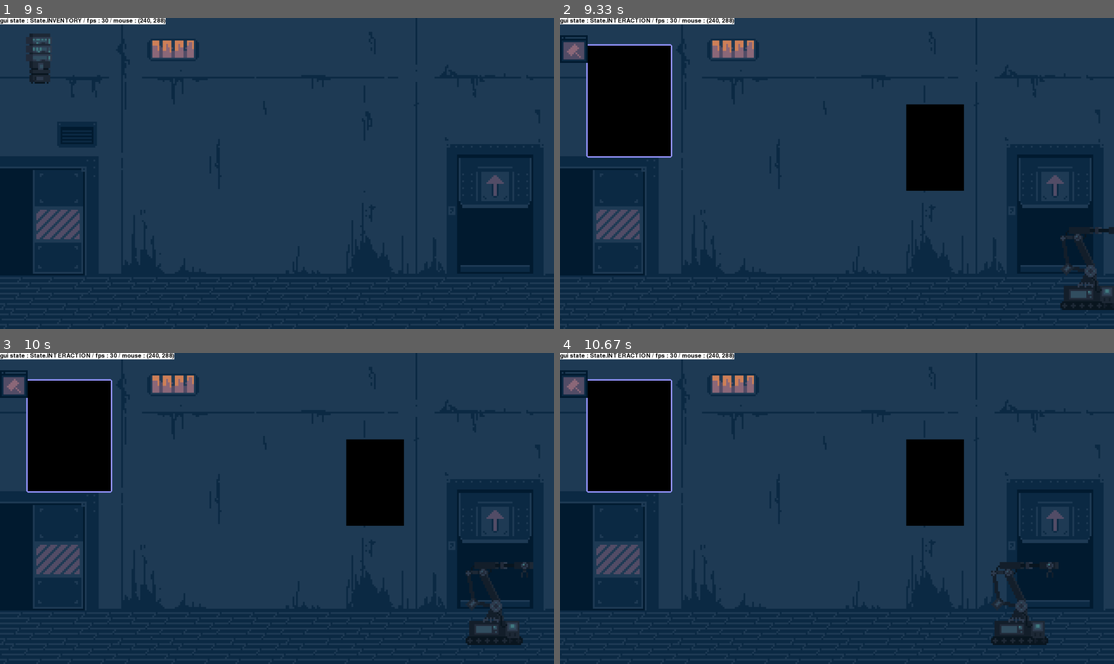
Above: before the commit, frames 1-4 (two rows, left to right).
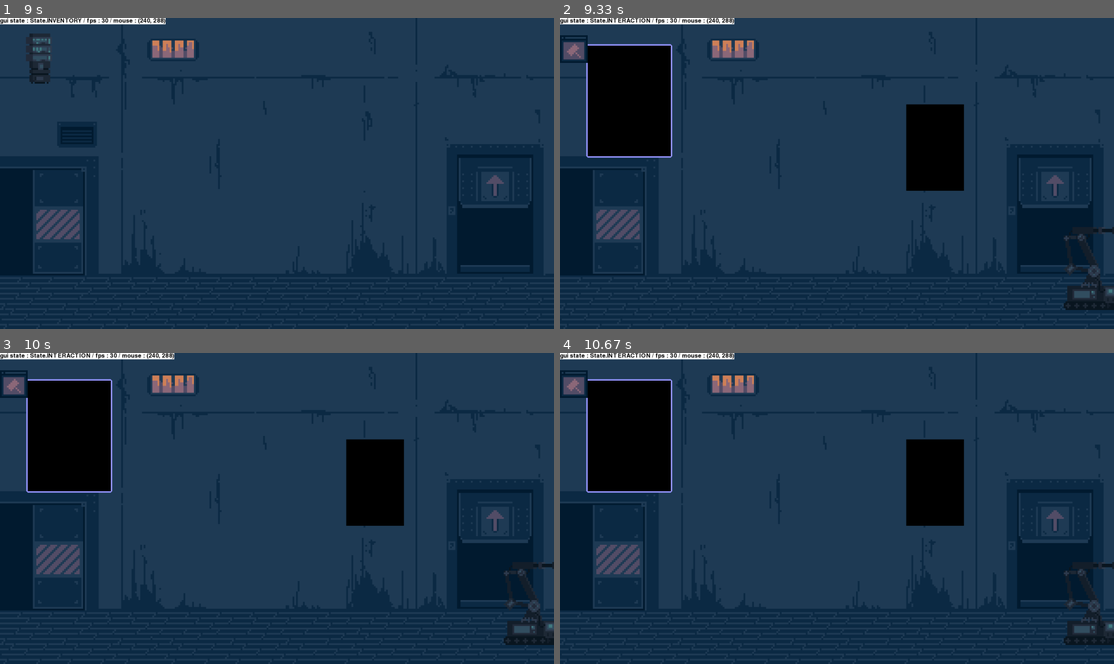
Above: after the commit, the same moments.

Repository: PouchyCorp/TrophNSI
Game: pygame game, started from sources/main.py
Same seed, same stepped clock (60 frames per second), same inputs: the game is played once before the commit and once after it.
Inputs (mouse positions are in pixels of both pictures, inside the frame that each line leads up to):
- Up to frame 1 (9 s): hold Space 0.33-0.8 s; hold Up 0.33-0.8 s; move the mouse to (254, 189) at 0.37 s; click (38, 58) at 0.88 s; hold N 1.17-1.63 s; hold Up 1.17-1.63 s; tap Space at 1.23, 1.53, 1.73, 2.03, 2.23, 2.9, 3.3, 3.7, 4.03, 4.37, 4.77, 5.17, 5.5, 5.83, 6.23, 6.63, 6.97, 7.3, 7.7, 8.1, 8.43, 8.77 s; hold Up 1.67-2.13 s; hold Down 2.17-2.47 s; tap B at 2.32, 3.38, 4.45, 5.58, 6.72, 7.78, 8.85 s; click (66, 101) at 2.55 s; hold Up 2.83-3.2 s; hold Down 3.23-3.6 s; hold Up 3.63-3.93 s; hold Down 3.97-4.27 s; hold Up 4.3-4.67 s; hold Down 4.7-5.07 s; hold Up 5.1-5.4 s; hold Down 5.43-5.73 s; hold Up 5.77-6.13 s; hold Down 6.17-6.53 s; hold Up 6.57-6.87 s; hold Down 6.9-7.2 s; hold Up 7.23-7.6 s; hold Down 7.63-8 s; hold Up 8.03-8.33 s; hold Down 8.37-8.67 s; hold Up from 8.7 s (still down)
- Up to frame 2 (9.33 s): release Up at 9.07 s; hold Down from 9.1 s (still down); tap Space at 9.17 s
- Up to frame 3 (10 s): release Down at 9.47 s; hold Up 9.5-9.8 s; tap Space at 9.57, 9.9 s; hold Down from 9.83 s (still down); tap B at 9.98 s
- Up to frame 4 (10.67 s): release Down at 10.13 s; hold Up 10.17-10.53 s; tap Space at 10.23, 10.63 s; hold Down from 10.57 s (still down)

Frame 1 is identical in both runs. In frame 2, 0.3% of the frame differs, in the area x 90-100%, y 67-94%; in frame 3, 1.3%; in frame 4, 1.8%, in the area x 77-100%, y 67-94%.

Commit message:
inline robot outline

Diff:
--- a/sources/main.py
+++ b/sources/main.py
@@ -8,19 +8,17 @@
 WIN = pg.display.set_mode((1920, 1080))
 CLOCK = pg.time.Clock()
 
+from objects.placeable import Placeable
+from objects.anim import Spritesheet, Animation
+from objects.chip import Chip
+from objects.canva import Painting
+from objects.bot import Bot, Hivemind
+from objects.build_mode import Build_mode, Destruction_mode
+from objects.coord import Coord
+from objects.inventory import Inventory
+from objects.popup import Popup
+from room_config import R0, R1, R2, R3
 import objects.sprite as sprite
-from room_config import R0, R1, R2, R3
-from objects.popup import Popup
-from objects.placeable import Placeable
-from objects.inventory import Inventory
-from objects.coord import Coord
-from objects.build_mode import Build_mode, Destruction_mode
-from objects.bot import Bot, Hivemind
-from objects.canva import Painting
-from objects.chip import Chip
-from objects.anim import Spritesheet, Animation
-
-
 '''
 def draw_grid():
     for x in range(320):
@@ -51,39 +49,40 @@
     PLACING_CHIP = auto()
 
 
-
 current_room = R1
 gui_state = State.INTERACTION
-popups : list[Popup] = []
-
-#test hivemind
-hivemind = Hivemind(60,1200)
+popups: list[Popup] = []
+
+# test hivemind
+hivemind = Hivemind(60, 600)
 hivemind.add_bot()
 
 spritesheet = Spritesheet(sprite.SPRITESHEET_TEST, (48*6, 48*6))
 anim = Animation(spritesheet, 0, 7)
 
-inventory : Inventory = Inventory()
-#inventory.inv.append(Placeable('654564231',Coord(1,(121,50)), sprite.P1))
-#inventory.inv.append(Placeable('6545dqw231',Coord(1,(121,50)), sprite.P2))
-inventory.inv.append(Placeable('6gqeeqd4231',Coord(1,(121,50)),sprite.P3, anim, 600))
-
-build_mode : Build_mode = Build_mode()
-destruction_mode : Destruction_mode = Destruction_mode()
+inventory: Inventory = Inventory()
+# inventory.inv.append(Placeable('654564231',Coord(1,(121,50)), sprite.P1))
+# inventory.inv.append(Placeable('6545dqw231',Coord(1,(121,50)), sprite.P2))
+inventory.inv.append(
+    Placeable('6gqeeqd4231', Coord(1, (121, 50)), sprite.P3, anim, 600))
+
+build_mode: Build_mode = Build_mode()
+destruction_mode: Destruction_mode = Destruction_mode()
 
 test_painting = Painting()
-test_surf = pg.Surface((100,100))
+test_surf = pg.Surface((100, 100))
 test_surf.fill("blue")
 
 if __name__ == '__main__':
     while True:
         CLOCK.tick(30)
-        WIN.blit(current_room.bg_surf, (0,0))
-        mouse_pos : Coord = Coord(current_room.num , pg.mouse.get_pos())
+        WIN.blit(current_room.bg_surf, (0, 0))
+        mouse_pos: Coord = Coord(current_room.num, pg.mouse.get_pos())
 
         for placeable in current_room.placed:
             if placeable.rect.collidepoint(mouse_pos.xy):
-                color = (150,150,255) if not destruction_mode.in_destruction_mode else (255,0,0)
+                color = (150, 150, 255) if not destruction_mode.in_destruction_mode else (
+                    255, 0, 0)
                 placeable.draw_outline(WIN, color)
 
         events = pg.event.get()
@@ -111,7 +110,7 @@
 
                     case pg.K_UP:
                         try:
-                            #exit painting mode
+                            # exit painting mode
                             if current_room == R0:
                                 gui_state = State.INTERACTION
 
@@ -123,7 +122,7 @@
                         try:
                             current_room = eval('R'+str(current_room.num-1))
 
-                            #enter painting mode
+                            # enter painting mode
                             if current_room == R0:
                                 gui_state = State.PAINTING
                         except:
@@ -137,30 +136,32 @@
 
             if event.type == pg.MOUSEBUTTONUP:
 
-                #to keep before the inventory click check
+                # to keep before the inventory click check
                 match gui_state:
                     case State.BUILD:
                         if build_mode.can_place(current_room):
-                            current_room.placed.append(build_mode.place(current_room.num))
+                            current_room.placed.append(
+                                build_mode.place(current_room.num))
                             gui_state = State.INTERACTION
 
                     case State.INVENTORY:
                         clicked_obj_name = inventory.select_item(mouse_pos)
                         if clicked_obj_name:
-                            clicked_obj = inventory.search_by_name(clicked_obj_name)
-
-                            #check if object already placed
+                            clicked_obj = inventory.search_by_name(
+                                clicked_obj_name)
+
+                            # check if object already placed
                             if not clicked_obj.placed:
 
-                                #enter build mode
+                                # enter build mode
                                 build_mode.selected_placeable = clicked_obj
                                 gui_state = State.BUILD
-
 
                     case State.DESTRUCTION:
                         for placeable in current_room.placed:
                             if placeable.rect.collidepoint(mouse_pos.x, mouse_pos.y):
-                                destruction_mode.remove_from_room(placeable, current_room)
+                                destruction_mode.remove_from_room(
+                                    placeable, current_room)
 
                     case State.INTERACTION:
                         for placeable in current_room.placed:
@@ -170,45 +171,55 @@
                                         current_room = R2
                                     case 'R2_stairs':
                                         current_room = R3
+                                    case 'bot_placeable':
+                                        hivemind.free_last_bot()
+                                        current_room.placed.remove(placeable)
+                                        current_room.blacklist.remove(placeable)
                                     case _:
-                                        popups.append(Popup('bip boup erreur erreur'))
+                                        popups.append(
+                                            Popup('bip boup erreur erreur'))
 
                     case State.PAINTING:
                         if 500 <= mouse_pos.x <= 600 and 400 <= mouse_pos.y <= 500:
                             gui_state = State.PLACING_CHIP
 
-
                     case State.PLACING_CHIP:
                         if test_painting.coord.x <= mouse_pos.x <= test_painting.coord.x+576 and test_painting.coord.y <= mouse_pos.y <= test_painting.coord.y+768:
-                            ch = Chip([["#000000" for k in range(4)] for k in range(4)])
-                            ch.paint(Coord(666,(mouse_pos.x-test_painting.coord.x, mouse_pos.y-test_painting.coord.y)),test_painting,WIN)
+                            ch = Chip([["#000000" for k in range(4)]
+                                      for k in range(4)])
+                            ch.paint(Coord(666, (mouse_pos.x-test_painting.coord.x,
+                                     mouse_pos.y-test_painting.coord.y)), test_painting, WIN)
                             gui_state = State.PAINTING
 
-        #anim:
+        # anim:
 
         for placeable in current_room.placed:
             placeable.update_anim()
 
-
-        #fps counter / state debug
-        WIN.blit(Popup(f'gui state : {gui_state} / fps : {round(CLOCK.get_fps())} / mouse : {mouse_pos.xy}').text_surf,(0,0))
+        # fps counter / state debug
+        WIN.blit(Popup(
+            f'gui state : {gui_state} / fps : {round(CLOCK.get_fps())} / mouse : {mouse_pos.xy}').text_surf, (0, 0))
 
         inventory.draw(WIN, mouse_pos, gui_state == State.INVENTORY)
-        #use blits because more performant
+        # use blits because more performant
         current_room.draw_placed(WIN)
 
-        if gui_state is State.BUILD:
-            build_mode.show_hologram(WIN, mouse_pos)
-            build_mode.show_room_holograms(WIN, current_room)
-
-        if gui_state is State.PAINTING or gui_state is State.PLACING_CHIP:
-            test_painting.draw(WIN)
-            WIN.blit(test_surf,(500,400))
+        match gui_state:
+            case State.BUILD:
+                build_mode.show_hologram(WIN, mouse_pos)
+                build_mode.show_room_holograms(WIN, current_room)
+
+            case w if w in (State.PAINTING, State.PLACING_CHIP):
+                test_painting.draw(WIN)
+                WIN.blit(test_surf, (500, 400))
+
+            case State.INTERACTION:
+                hivemind.create_last_bot_clickable()
 
         hivemind.order_inline_bots()
         hivemind.update_bots_ai()
         hivemind.draw(WIN, current_room_num=current_room.num)
 
-        #drawed last
+        # drawed last
         render_popups()
         pg.display.flip()
--- a/sources/objects/bot.py
+++ b/sources/objects/bot.py
@@ -1,7 +1,9 @@
 from enum import Enum, auto
 from coord import Coord
 from pygame import Surface
+from placeable import Placeable
 from random import choice, randint
+from room_config import R1
 import sprite
 
 
@@ -53,7 +55,7 @@
         for i in range(len(self.inline_bots)-1):
             if type(self.inline_bots[i]) == Bot and type(self.inline_bots[i+1]) != Bot:
                 #print(f"moving bot to {self.x_lookup_table[i+1]}")
-                self.inline_bots[i].target_coord.x = self.x_lookup_table[i+1]+randint(-100,100)
+                self.inline_bots[i].target_coord.x = self.x_lookup_table[i+1]+randint(-30,30)
                 self.inline_bots[i], self.inline_bots[i+1] = self.inline_bots[i+1], self.inline_bots[i]
 
     def draw(self, win : Surface, current_room_num : int):
@@ -78,6 +80,24 @@
 
         return sorted_bots
 
+    def check_last_bot_idle(self) -> bool:
+        if type(self.inline_bots[-1]) == Bot:
+            if self.inline_bots[-1].state is Bot_states.IDLE:
+                return True
+        return False
+
+
+    def create_last_bot_clickable(self):
+        #"not R1.name_exists('bot_placeable')" checks if bot placeable already exists
+        if self.check_last_bot_idle():
+            if not R1.name_exists_in_placed('bot_placeable'):
+                last_bot : Bot = self.inline_bots[-1]
+                assert type(last_bot) == Bot
+                bot_placeable = Placeable('bot_placeable', last_bot.coord, last_bot.surf)
+                R1.placed.append(bot_placeable)
+                R1.blacklist.append(bot_placeable)
+
+
 class Bot:
     def __init__(self, coord : Coord) -> None:
         self.coord = coord
@@ -88,7 +108,7 @@
         self.state = Bot_states.IDLE
         self.__move_cntr = 0
         self.move_dir = "RIGHT"
-        self.sprite = choice([sprite.P4,sprite.P5])
+        self.surf = choice([sprite.P4,sprite.P5])
 
         self.door_x = 1716
 
@@ -103,7 +123,7 @@
                 if self.coord.x == self.target_coord.x:
                     self.state = Bot_states.IDLE
 
-                self.move_to(self.target_coord.copy())
+                self.move_to_target_coord()
                 #print(f'walking to x = {self.target_coord.x}')
 
             case Bot_states.IDLE, False:
@@ -114,7 +134,7 @@
                 if self.coord.x == self.target_coord.x:
                     self.state = Bot_states.IDLE
 
-                self.move_to(self.target_coord.copy())
+                self.move_to_target_coord()
                 #print(f'walking to x = {self.target_coord.x}')
 
             case _:
@@ -123,28 +143,35 @@
     def wait_inline(self, other_bots_inline : list):
         pass
 
-    def move_to(self, target : Coord):
-        target.x -= target.x%6
-        assert target.x%6 == 0, "destination not pixel-perfect"
+    def move_to_target_coord(self):
+        """ @property
+         def target_coord(self):
+        #makes sure that target coord is reachable
+
+        return self.target_coord"""
+        self.target_coord.x -= self.target_coord.x%6
+        assert self.target_coord.x%6 == 0, "destination not pixel-perfect"
+
+        target_buffer = self.target_coord.copy()
 
         #change floor
-        if self.coord.room_num < target.room_num:
+        if self.coord.room_num < self.target_coord.room_num:
             if self.coord.x == self.door_x:
                 self.coord.room_num += 1
             else:
-                target.x = self.door_x
-        elif self.coord.room_num > target.room_num:
+                self.target_coord.x = self.door_x
+        elif self.coord.room_num > self.target_coord.room_num:
             if self.coord.x == self.door_x:
                 self.coord.room_num -= 1
             else:
-                target.x = self.door_x
+                self.target_coord.x = self.door_x
 
         if self.__move_cntr >= 0:
-            if self.coord.x < target.x:
+            if self.coord.x < self.target_coord.x:
                 self.move_dir = "RIGHT"
                 self.coord.x += 6
 
-            elif self.coord.x > target.x:
+            elif self.coord.x > self.target_coord.x:
                 self.move_dir = "LEFT"
                 self.coord.x -= 6
 
@@ -161,7 +188,7 @@
         pass
 
     def draw(self, win : Surface):
-        win.blit(self.sprite, self.coord.xy)
+        win.blit(self.surf, self.coord.xy)
 
     def __repr__(self):
         return str(self.__dict__)
--- a/sources/objects/placeable.py
+++ b/sources/objects/placeable.py
@@ -8,7 +8,7 @@
 from anim import Animation
 
 class Placeable:
-    def __init__(self, name, coord : Coord, surf : Surface, anim : Animation | None = None,y_constraint : int | None = None) -> None:
+    def __init__(self, name : str, coord : Coord, surf : Surface, anim : Animation | None = None,y_constraint : int | None = None) -> None:
         self.name = name
         self.coord = coord
         self.coord.xy = self.coord.get_pixel_perfect()
--- a/sources/objects/room.py
+++ b/sources/objects/room.py
@@ -13,6 +13,12 @@
     def in_blacklist(self, plcbl : Placeable) -> bool:
         return (plcbl in self.blacklist)
 
+    def name_exists_in_placed(self, name : str) -> bool:
+        for obj in self.placed:
+            if obj.name == name:
+                return True
+        return False
+
     """
     def check_coords(self, placeable : Placeable):
         '''removes object if it's room number doesn't match with the room'''
